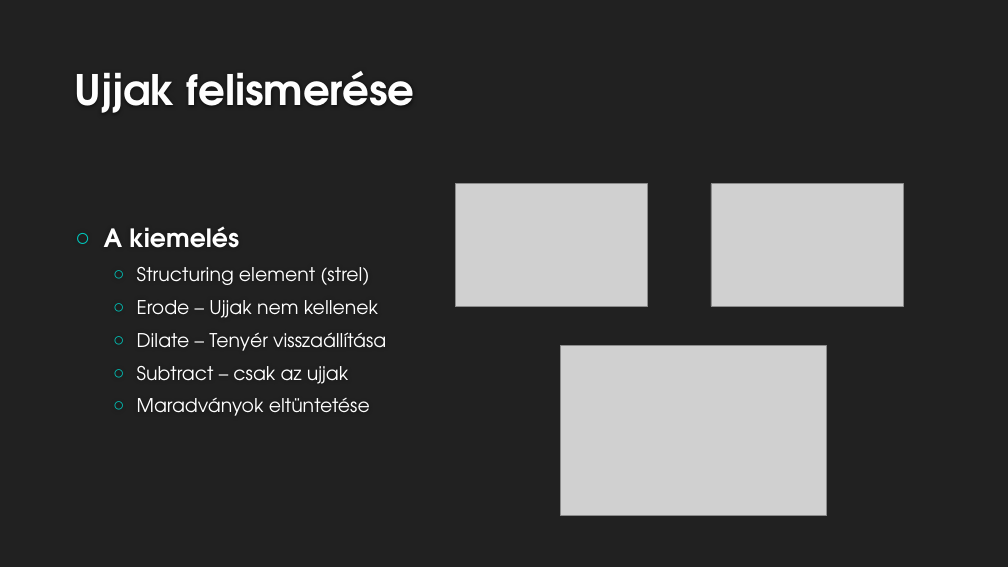
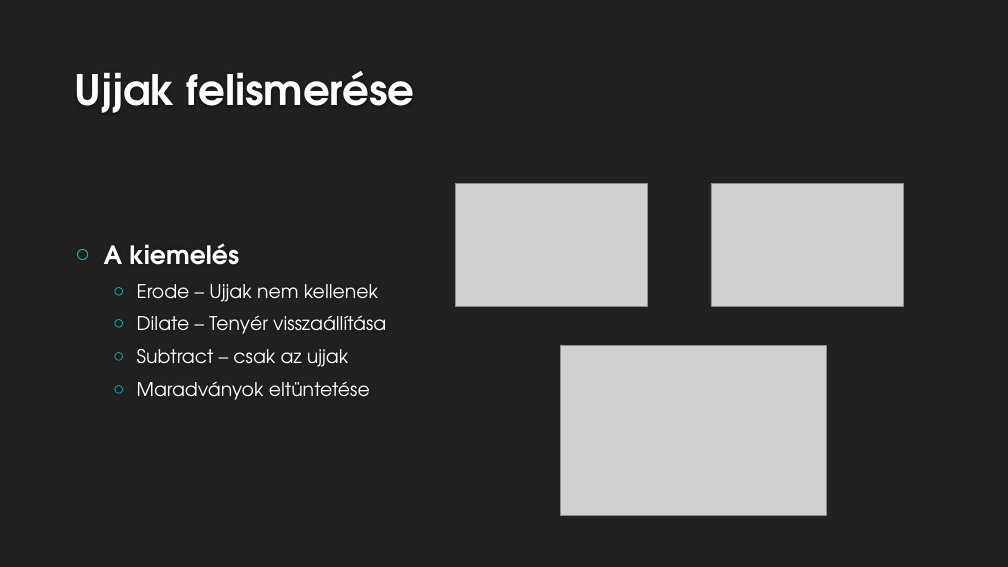
Before and after one commit to gaborvecsei/Finger-Detection, a slide deck: slide 6 of hand_recognition_eloadas.pptx. Drawn at 1008x567 pixels with LibreOffice and Linux fonts; fonts in the diff are those of the drawing; grey boxes stand for pictures; background and template pictures are left out. Boxes give left, top, right and bottom in pixels: in the first picture for what was removed or moved away, otherwise in the second. Text is boxed around its words. In the diff, an @@ line names an element or a change of style, - is before the commit and + after.

```diff
--- a/hand_recognition_eloadas.pptx
+++ b/hand_recognition_eloadas.pptx
@@ text at [137, 267, 369, 285]: paragraph removed @@
-  ○ Structuring element (strel)
```
Also in this commit, not shown: 1 other slide changed, 2 slides added.
